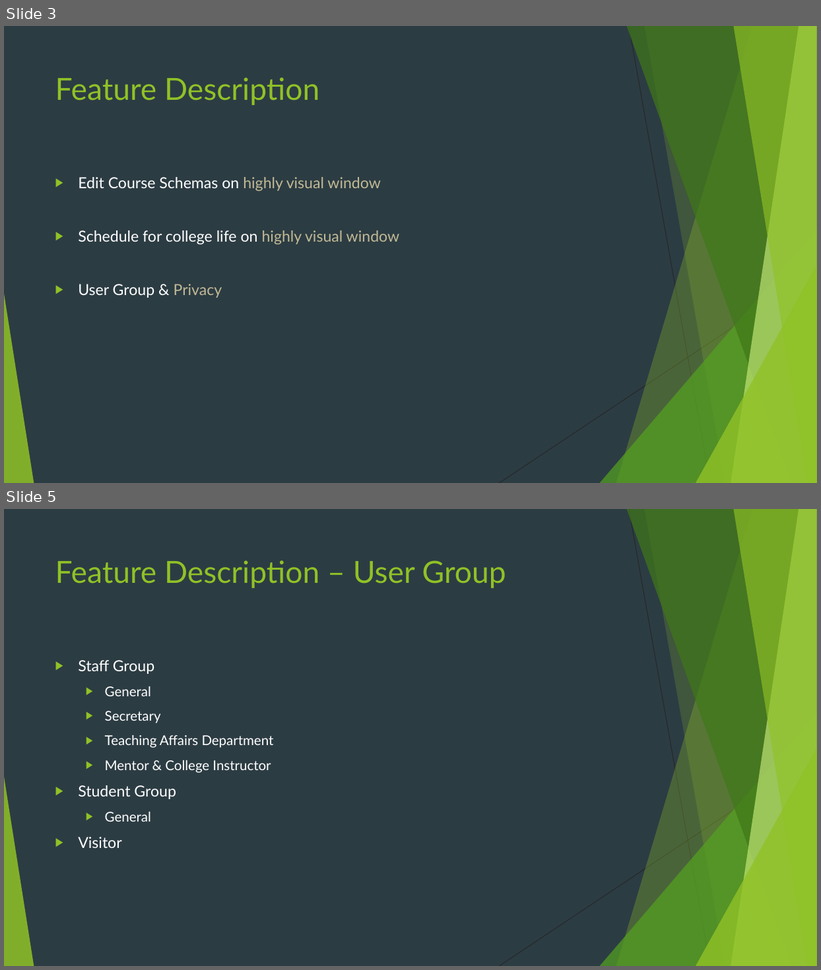
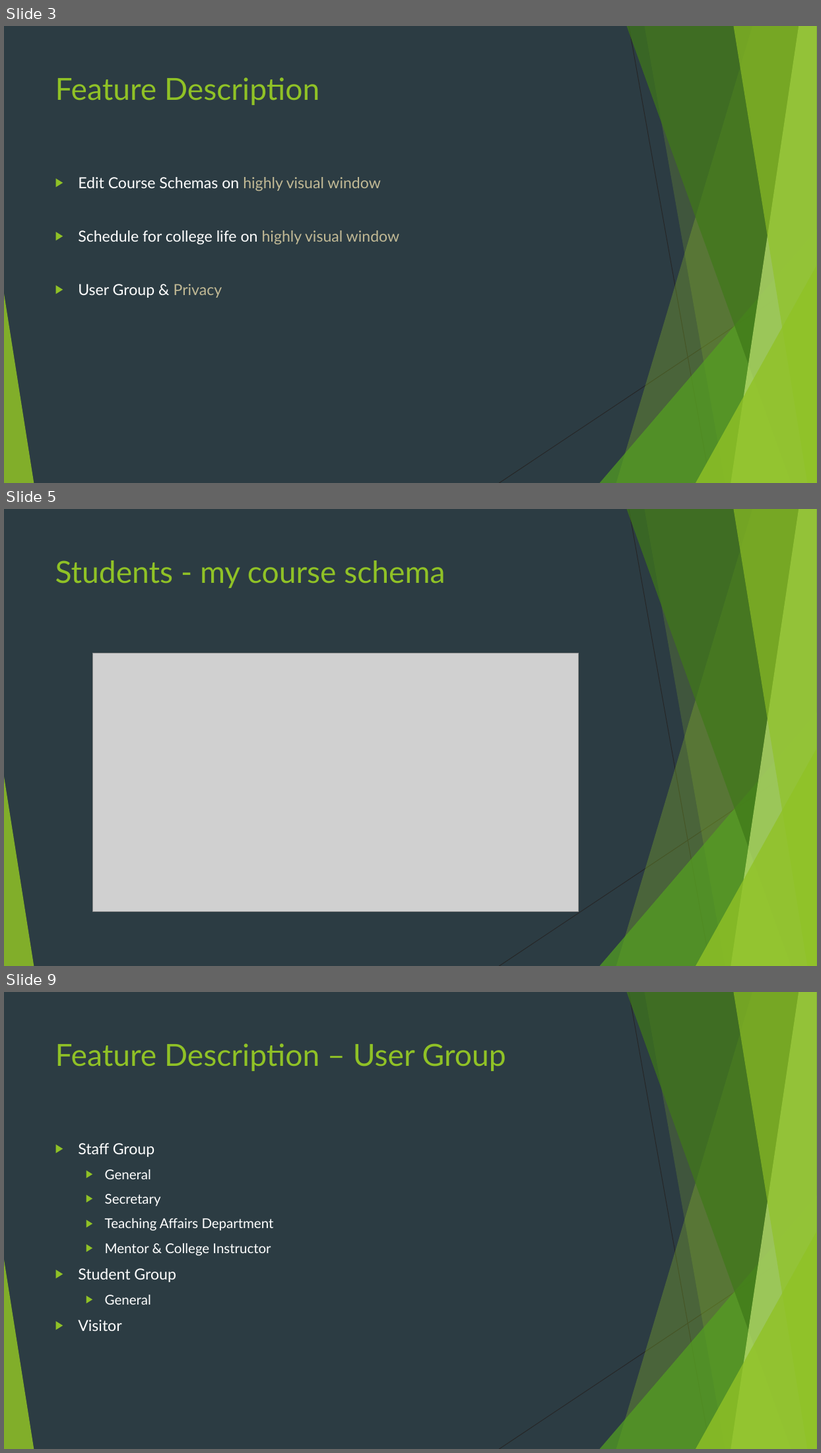
Before and after one commit to WingsUpete/courschemaster, a slide deck: doc/Courschematser.pptx. Shown one above the other, each under a label of ours: slides 3 and 5 before the commit, slides 3, 5 and 9 after it; the slides between them are not shown. The pictures are 821x970 and 821x1453 pixels, drawn with LibreOffice and Linux fonts; fonts in the diff are those of the drawing; grey boxes stand for pictures. Boxes give left, top, right and bottom in pixels: in the first picture for what was removed or moved away, otherwise in the second. Text is boxed around its words. In the diff, an @@ line names an element or a change of style, - is before the commit and + after.

```diff
--- a/doc/Courschematser.pptx
+++ b/doc/Courschematser.pptx
@@ slide 5 added at (x1=4, y1=509, x2=817, y2=966), background #2C3C43; not listed: 10 template elements that a slide beside it also shows @@
@@ title added at (x1=55, y1=560, x2=445, y2=588), 36 pt, text #90C226 @@
+Students - my course schema
@@ picture added at (x1=93, y1=653, x2=579, y2=912) @@
@@ what was slide 5 is now slide 9 @@
```
Also in this commit, not shown: 1 slide changed, 4 other slides added, 1 slide removed, 1 other file.
